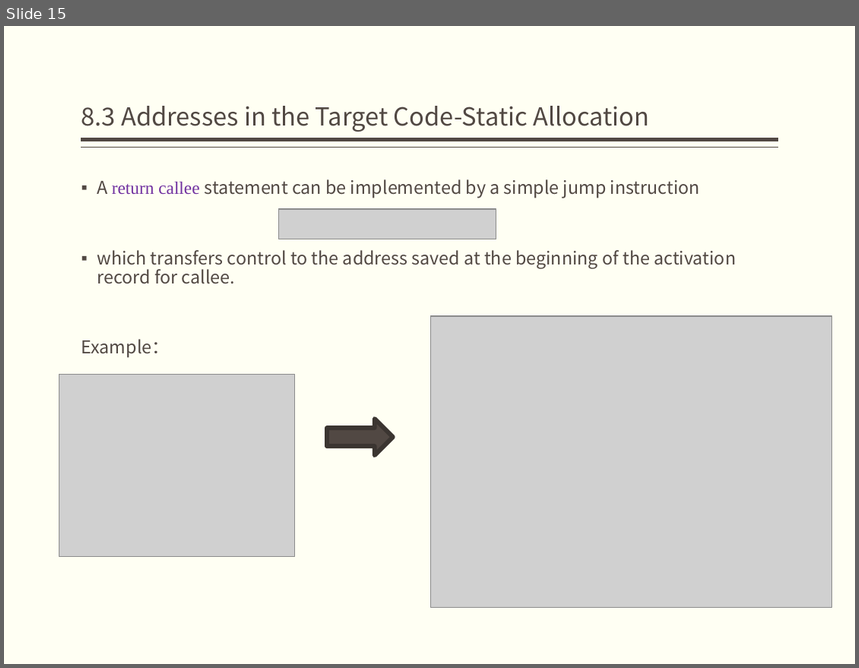
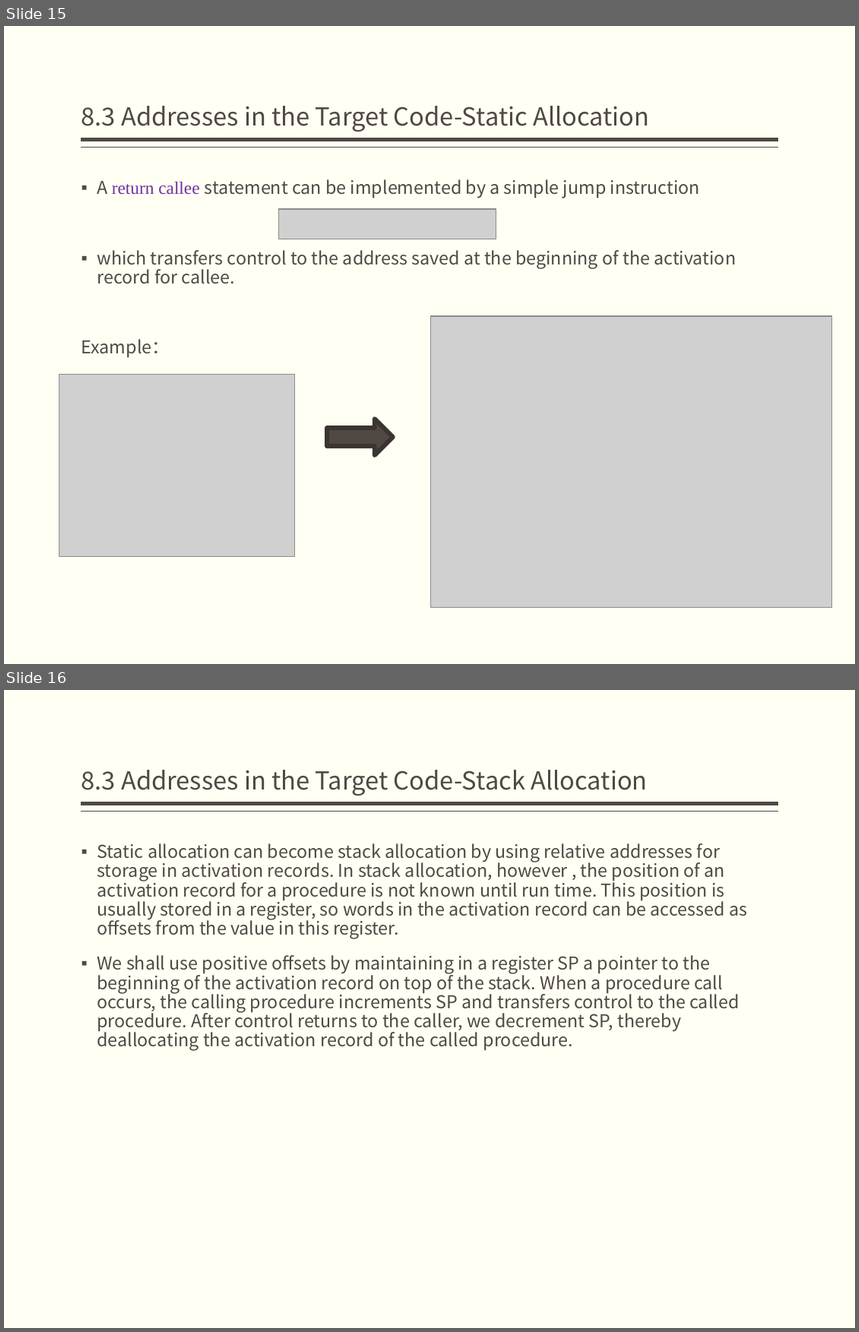
Before and after one commit to jz81/jz81.github.io, a slide deck: course/compiler/lecture/(Spring2020)Lecture9.pptx. Shown one above the other, each under a label of ours: slide 15 before the commit, slides 15 and 16 after it. The pictures are 859x668 and 859x1332 pixels, drawn with LibreOffice and Linux fonts; fonts in the diff are those of the drawing; grey boxes stand for pictures. Boxes give left, top, right and bottom in pixels: in the first picture for what was removed or moved away, otherwise in the second. Text is boxed around its words. In the diff, an @@ line names an element or a change of style, - is before the commit and + after.

Commit message:
add content

```diff
--- a/course/compiler/lecture/(Spring2020)Lecture9.pptx
+++ b/course/compiler/lecture/(Spring2020)Lecture9.pptx
@@ slide 16 added at (x1=4, y1=690, x2=855, y2=1328), background #FFFFF3; not listed: 2 template elements that a slide beside it also shows @@
@@ title added at (x1=82, y1=770, x2=648, y2=796), 21 pt, text #514843 @@
+8.3 Addresses in the Target Code-Stack Allocation
@@ text added at (x1=97, y1=844, x2=747, y2=1051), 15 pt, text #514843 @@
+▪ Static allocation can become stack allocation by using relative addresses for storage in activation records. In stack allocation, however , the position of an activation record for a procedure is not known until run time. This position is usually stored in a register, so words in the activation record can be accessed as offsets from the value in this register.
+▪ We shall use positive offsets by maintaining in a register SP a pointer to the beginning of the activation record on top of the stack. When a procedure call occurs, the calling procedure increments SP and transfers control to the called procedure. After control returns to the caller, we decrement SP, thereby deallocating the activation record of the called procedure.
```
